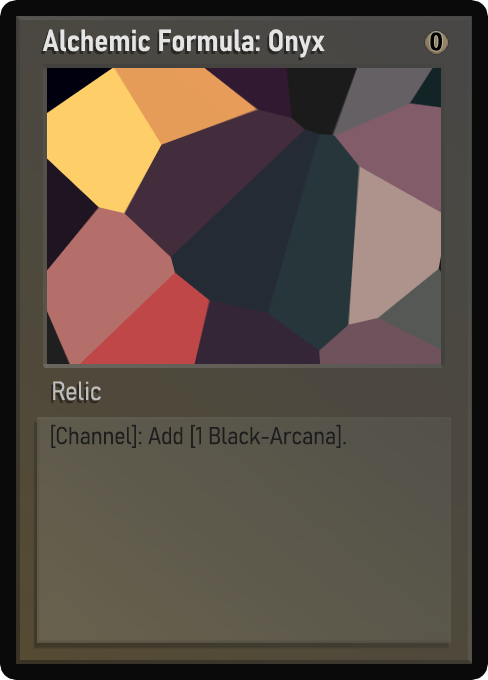
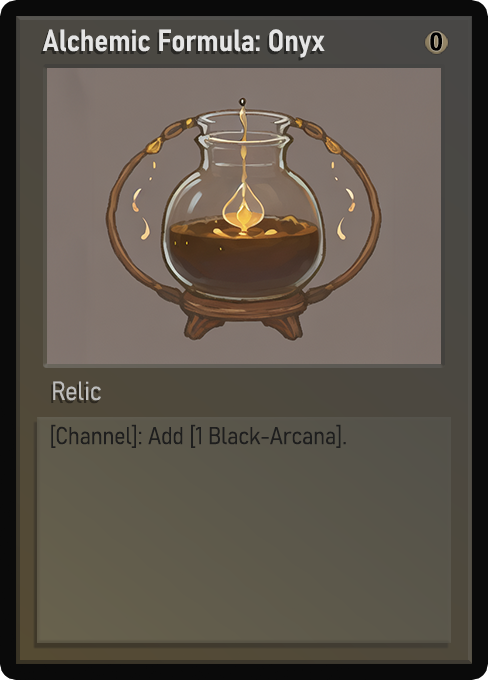
Layer changes from the first (488, 680) image to the second:
painted on "Name" over [68, 33, 306, 58]
painted on "Class" over [59, 383, 101, 401]
painted on "Desc_norm" over [58, 427, 335, 445]
painted on "Artwork" over [47, 68, 441, 364]
